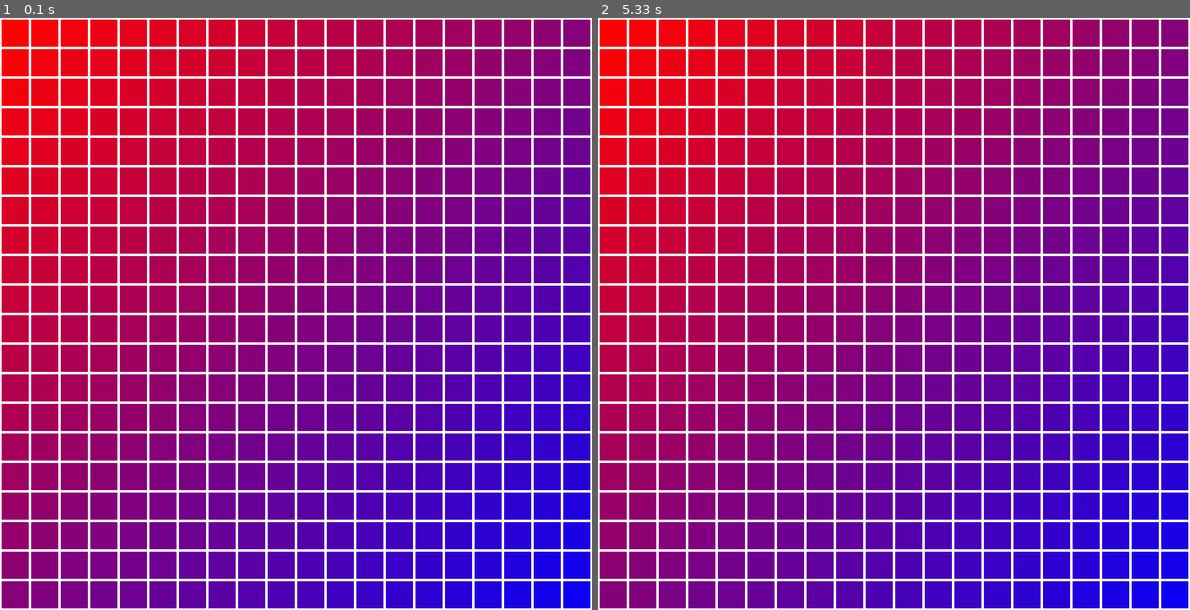
Above: before the commit, frames 1-2 (left to right).
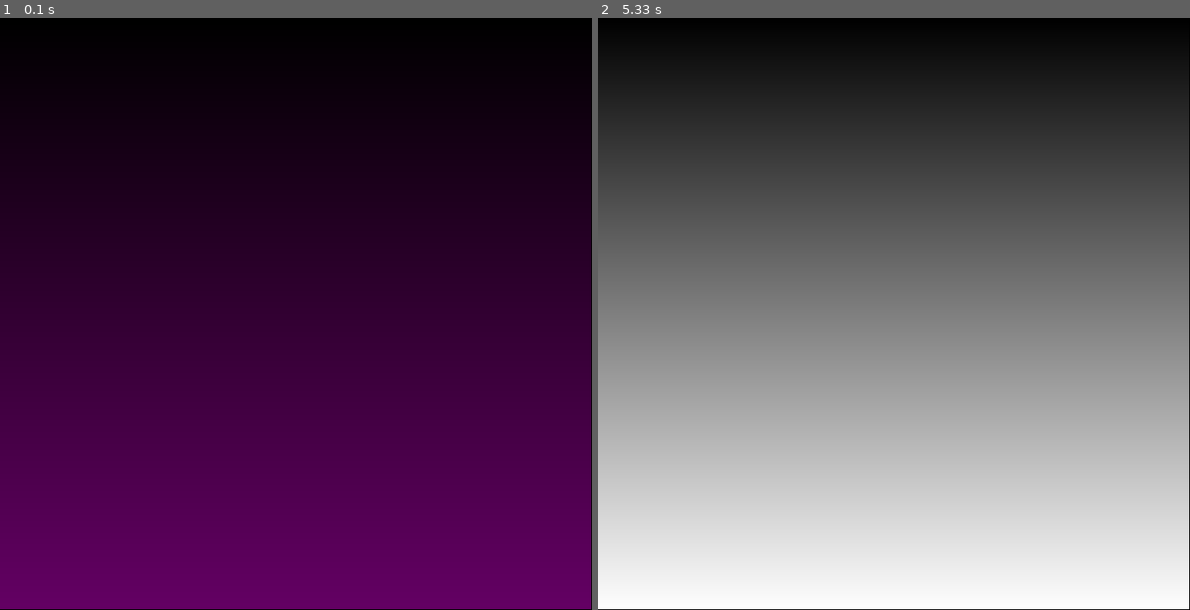
Above: after the commit, the same moments.

Repository: cdfricke/PyGame
Game: pygame game, started from grid.py
Same seed, same stepped clock (60 frames per second), same inputs: the game is played once before the commit and once after it.
Inputs:
- Up to frame 1 (0.1 s): no input
- Up to frame 2 (5.33 s): no input

The runs differ from the first frame. In frame 1, 100% of the frame differs, in the area x 0-100%, y 0-100%; in frame 2, 99%.

Commit message:
adjusted game loop of grid script

Diff:
--- a/grid.py
+++ b/grid.py
@@ -17,6 +17,9 @@
 screen = pygame.display.set_mode((WIDTH+1, HEIGHT+1))
 clock = pygame.time.Clock()
 running = True
+frame = 0
+dt = 0          # for framerate independent physics
+totalT = 0
 # ******************
 
 # *** COMMON VECTORS AND LOCATIONS ***
@@ -52,7 +55,7 @@
     return pygame.Color(r, g, b)
 
 # red -> blue
-def colorFunction3(x):
+def colorFunction4(x):
     # r,g,b values must be integers between 0 and 255
     r = 255 - int(float(x) * 255)
     g = 0
@@ -127,12 +130,12 @@
     def fillMatrix(self):
         for y in range(self.numRows):
             for x in range(self.numCols):
-                self.Matrix[y][x] = (float(y / self.numRows) + float(x / self.numCols)) / 2
+                self.Matrix[y][x] = float(y / self.numRows)
 
 # *************************
 
 # rows, cols
-gameMap = Grid(20, 20)
+gameMap = Grid(720, 1)
 gameMap.fillMatrix()
 
 # *** GAME LOOP ***
@@ -141,8 +144,15 @@
     screen.fill("black")
 
     # *** RENDER THE GAME HERE ***
-    gameMap.drawRectangles(screen, colorFunction3)
-    gameMap.drawLines(screen, "white", 3)
+    if ( int(totalT) < 5):
+        gameMap.drawRectangles(screen, colorFunction1)
+    elif ( int(totalT) < 10):
+        gameMap.drawRectangles(screen, colorFunction2)
+    elif ( int(totalT < 15) ):
+        gameMap.drawRectangles(screen, colorFunction3)
+    else:
+        gameMap.drawRectangles(screen, colorFunction4)
+    #gameMap.drawLines(screen, "white", 10)
 
     # *** END RENDERING ***
 
@@ -152,6 +162,8 @@
             running = False
 
     pygame.display.flip()
+    dt = clock.tick(60) / 1000
+    totalT += dt
 # *****************
 
 pygame.quit()
